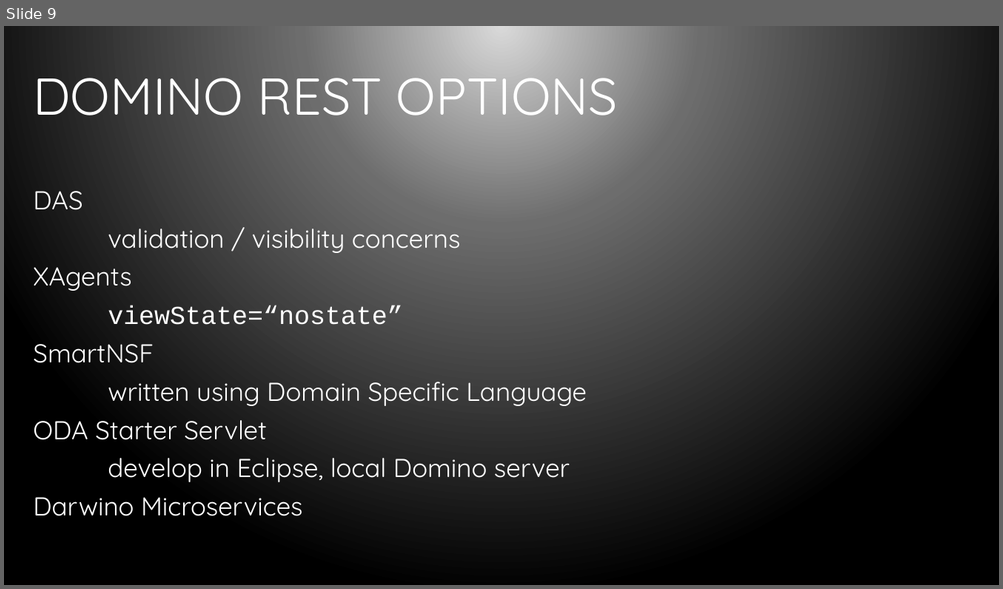
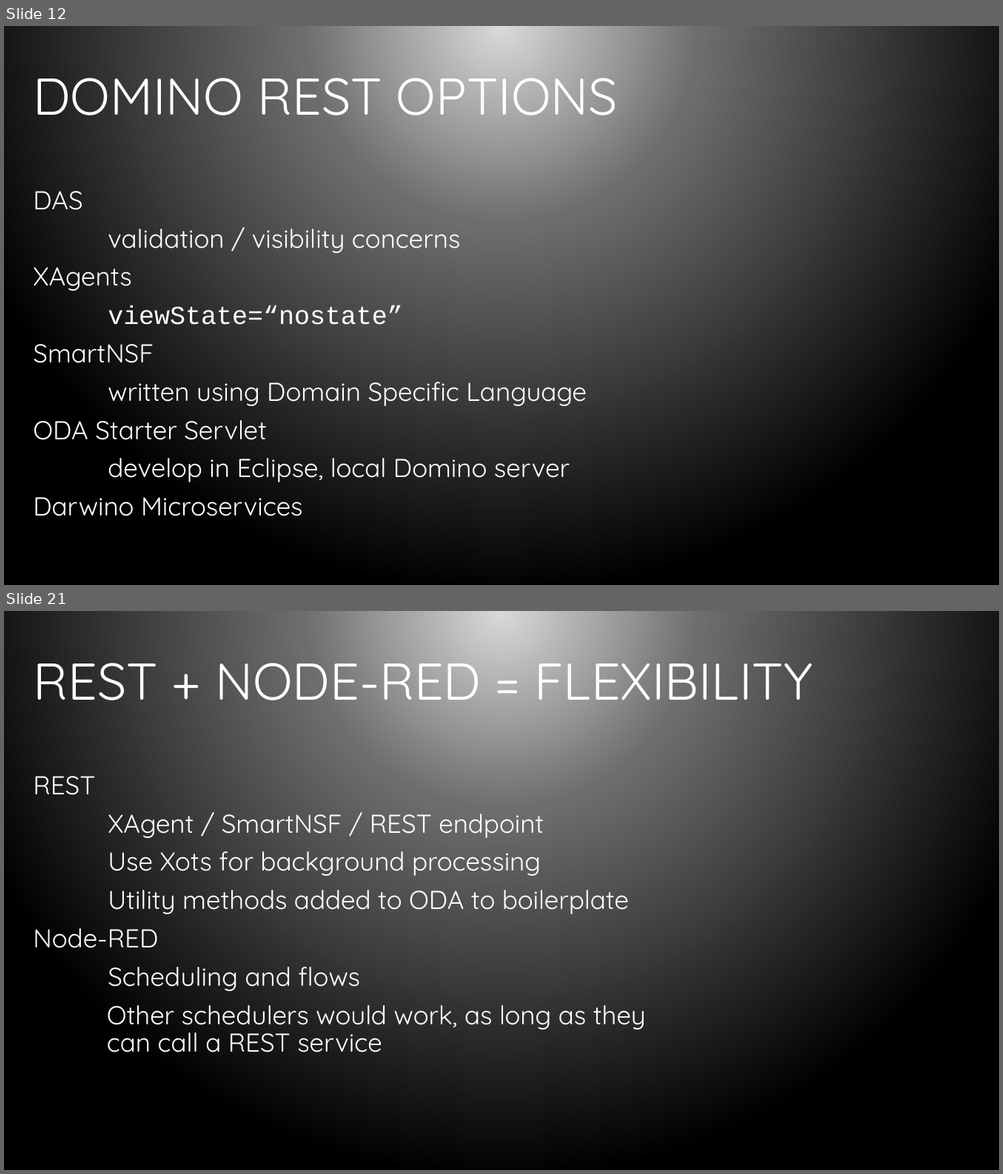
Before and after one commit to bleedingcode/domino-js-masterclass, a slide deck: presentation/8598 Domino and JS.pptx. Shown one above the other, each under a label of ours: slide 9 before the commit, slides 12 and 21 after it; the slides between them are not shown. The pictures are 1003x589 and 1003x1174 pixels, drawn with LibreOffice and Linux fonts; fonts in the diff are those of the drawing; background and template pictures are left out. Boxes give left, top, right and bottom in pixels: in the first picture for what was removed or moved away, otherwise in the second. Text is boxed around its words. In the diff, an @@ line names an element or a change of style, - is before the commit and + after.

```diff
--- a/presentation/8598 Domino and JS.pptx
+++ b/presentation/8598 Domino and JS.pptx
@@ slide 21 added at (x1=4, y1=611, x2=999, y2=1170), background gradient #D9D9D9 to #6D6D6D to #000000 @@
@@ title added at (x1=33, y1=647, x2=812, y2=714), 50 pt, text #FFFFFF @@
+REST + NODE-RED = FLEXIBILITY
@@ text added at (x1=33, y1=776, x2=646, y2=1053), 25 pt, text #FFFFFF @@
+REST
+XAgent / SmartNSF / REST endpoint
+Use Xots for background processing
+Utility methods added to ODA to boilerplate
+Node-RED
+Scheduling and flows
+Other schedulers would work, as long as they can call a REST service
@@ what was slide 9 is now slide 12 @@
```
Also in this commit, not shown: 13 other slides added.
